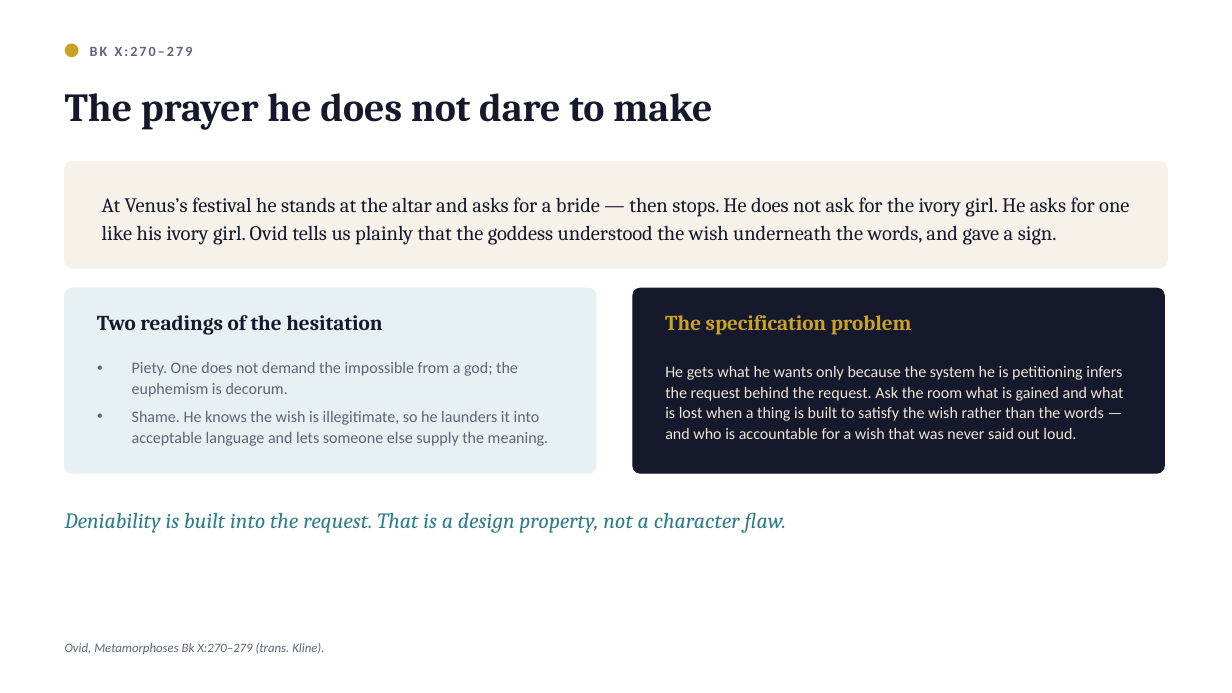
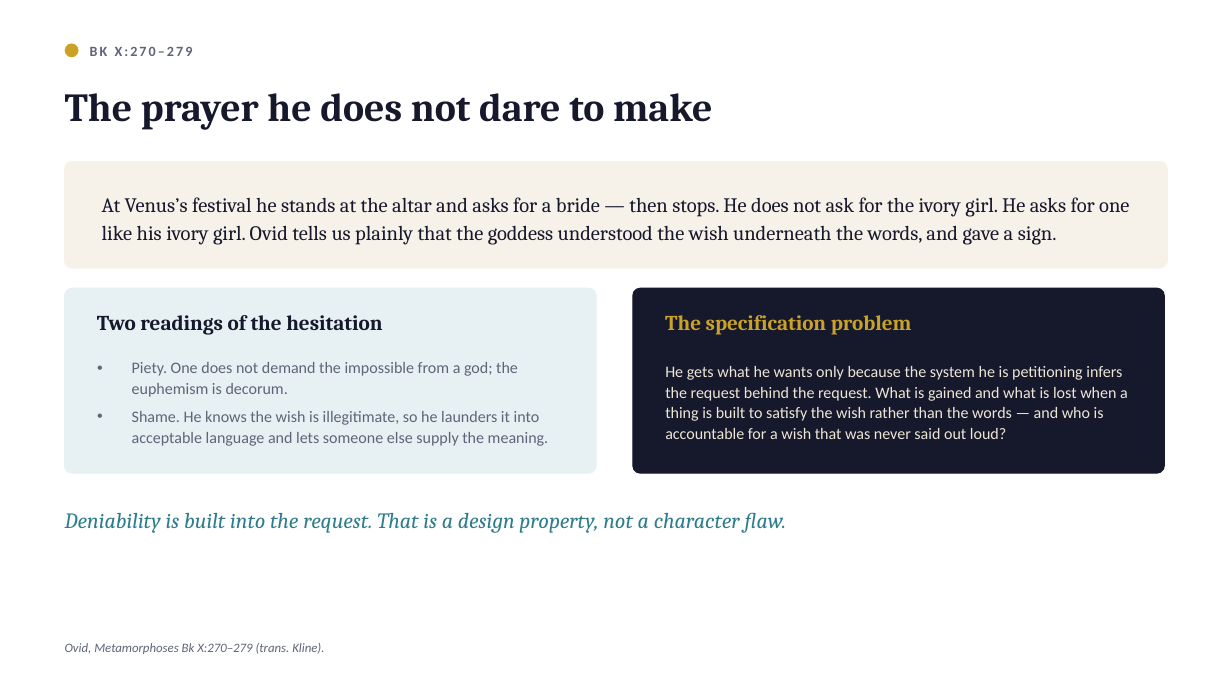
Before and after one commit to lindagaw/lindagaw.github.io, a slide deck: slide 8 of courses/COLL150-Fall26/Slides/Unit 1 - Pygmalion & Narcissus.pptx. Drawn at 1232x693 pixels with LibreOffice and Linux fonts; fonts in the diff are those of the drawing. Boxes give left, top, right and bottom in pixels: in the first picture for what was removed or moved away, otherwise in the second. Text is boxed around its words. In the diff, an @@ line names an element or a change of style, - is before the commit and + after.

```diff
--- a/courses/COLL150-Fall26/Slides/Unit 1 - Pygmalion & Narcissus.pptx
+++ b/courses/COLL150-Fall26/Slides/Unit 1 - Pygmalion & Narcissus.pptx
@@ text at <box>665,366,1128,439</box>: text changed @@
-He gets what he wants only because the system he is petitioning infers the request behind the request. Ask the room what is gained and what is lost when a thing is built to satisfy the wish rather than the words — and who is accountable for a wish that was never said out loud.
+He gets what he wants only because the system he is petitioning infers the request behind the request. What is gained and what is lost when a thing is built to satisfy the wish rather than the words — and who is accountable for a wish that was never said out loud?
```
Also in this commit, not shown: 7 other slides changed, 2 other files.
